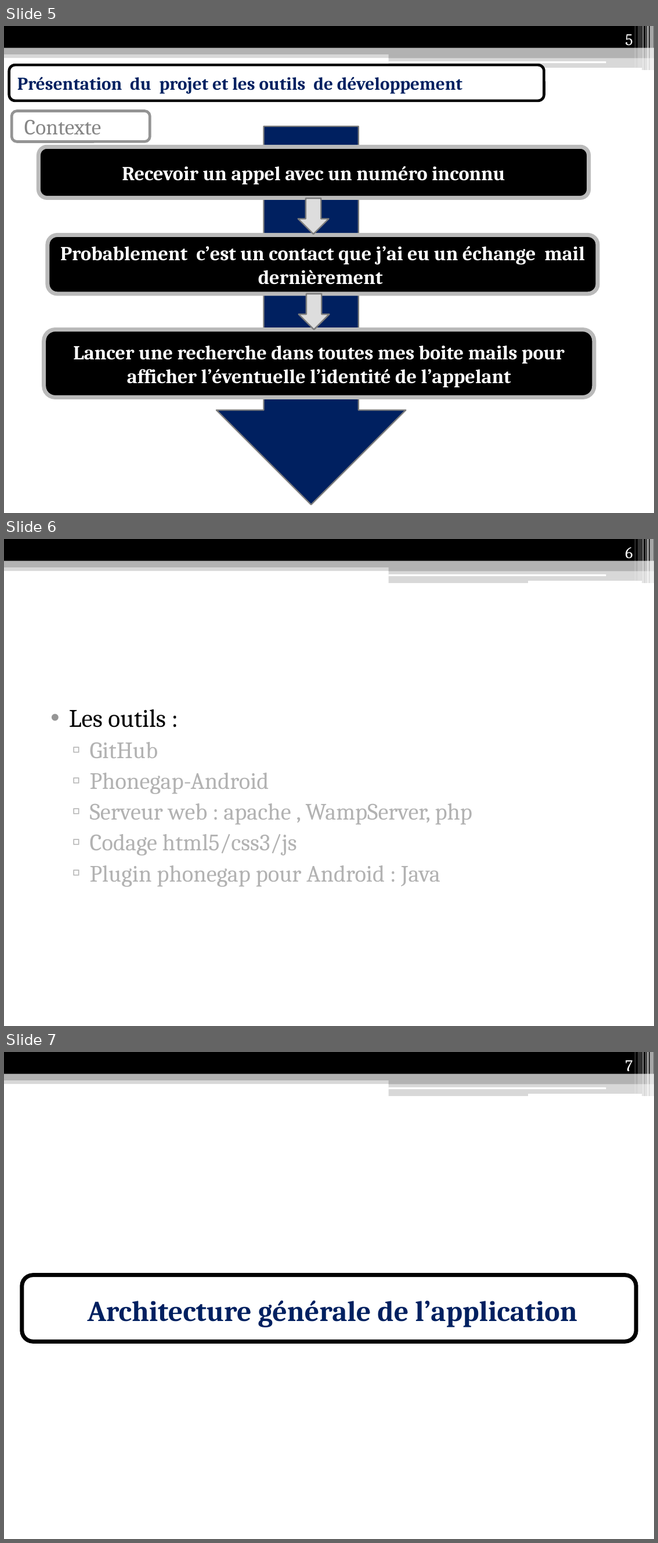
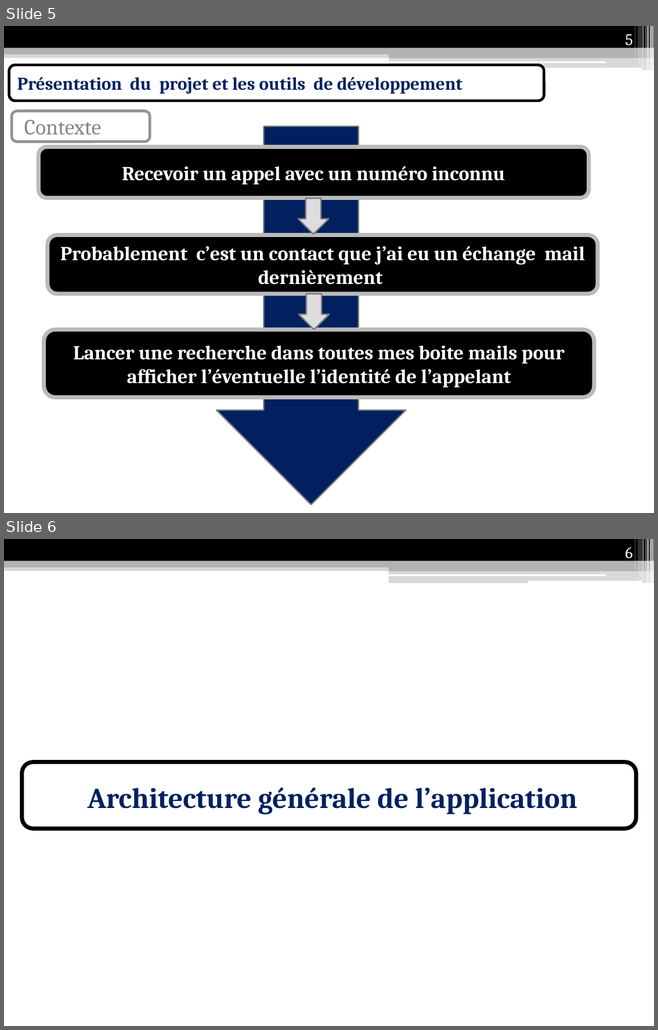
Before and after one commit to Anicky/Strangers-Phonegap, a slide deck: présentation/Présentation IF26.pptx. Shown one above the other, each under a label of ours: slides 5, 6 and 7 before the commit, slides 5 and 6 after it. The pictures are 658x1543 and 658x1030 pixels, drawn with LibreOffice and Linux fonts; fonts in the diff are those of the drawing. Boxes give left, top, right and bottom in pixels: in the first picture for what was removed or moved away, otherwise in the second. Text is boxed around its words. In the diff, an @@ line names an element or a change of style, - is before the commit and + after.

```diff
--- a/présentation/Présentation IF26.pptx
+++ b/présentation/Présentation IF26.pptx
@@ slide 6 removed at bbox=[4, 539, 654, 1026], background #FFFFFF; not listed: 13 template elements that a slide beside it also shows @@
@@ page number removed at bbox=[625, 547, 632, 562] @@
-6
@@ text removed at bbox=[69, 709, 472, 887] @@
-• Les outils :
-  ▫ GitHub
-  ▫ Phonegap-Android
-  ▫ Serveur web : apache , WampServer, php
-  ▫ Codage html5/css3/js
-  ▫ Plugin phonegap pour Android : Java
@@ what was slide 7 is now slide 6 @@
@@ page number at bbox=[625, 547, 632, 562]: text changed @@
-7
+6
```
Also in this commit, not shown: 6 slides changed, 5 slides added, 4 other slides removed, 5 other files.
